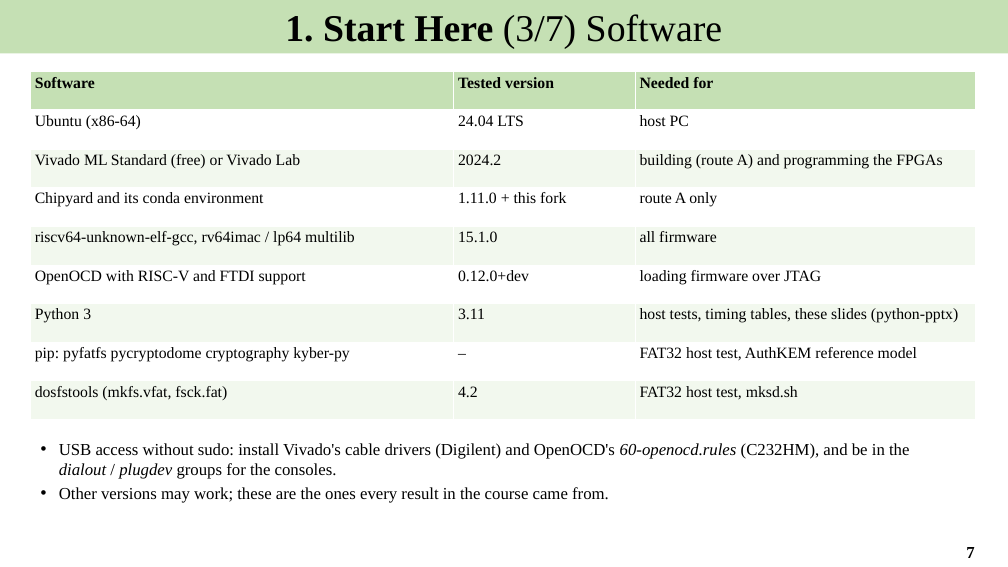
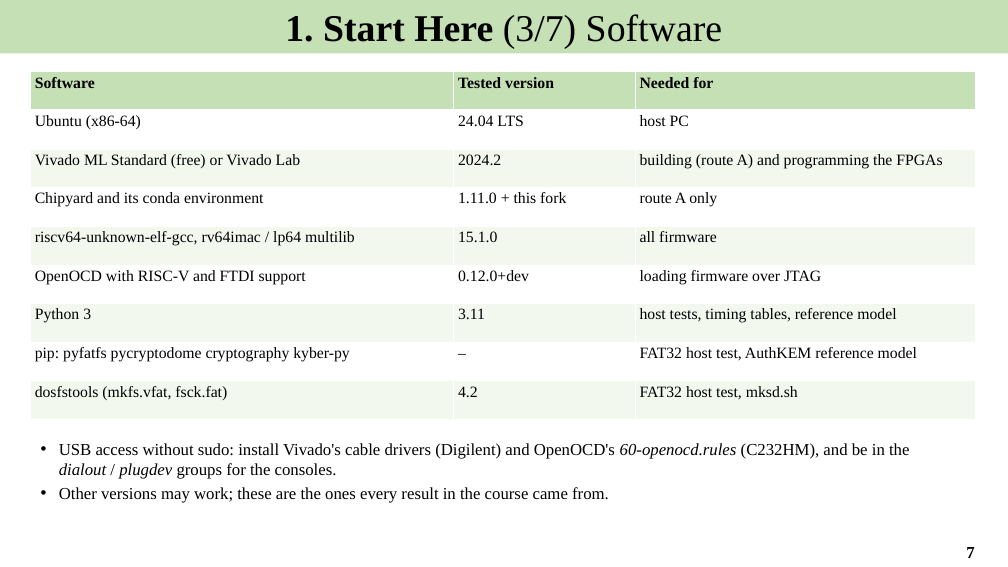
Before and after one commit to Khaiduy/chipyard-edhoc, a slide deck: slide 7 of fpga/sw/export/docs/slides/01_EDHOC_SoC_on_Arty_A7-100T.pptx. Drawn at 1008x567 pixels with LibreOffice and Linux fonts; fonts in the diff are those of the drawing. Boxes give left, top, right and bottom in pixels: in the first picture for what was removed or moved away, otherwise in the second. Text is boxed around its words. In the diff, an @@ line names an element or a change of style, - is before the commit and + after.

```diff
--- a/fpga/sw/export/docs/slides/01_EDHOC_SoC_on_Arty_A7-100T.pptx
+++ b/fpga/sw/export/docs/slides/01_EDHOC_SoC_on_Arty_A7-100T.pptx
@@ table at (30, 72, 975, 420) @@
-row 7, column 3: host tests, timing tables, these slides (python-pptx)
+row 7, column 3: host tests, timing tables, reference model
```
Also in this commit, not shown: 11 other files.
